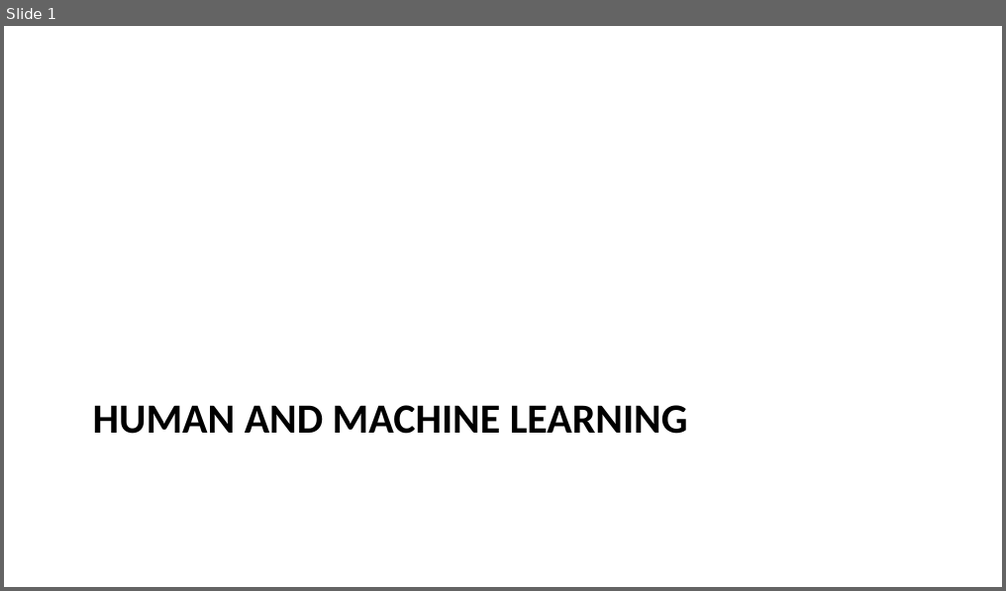
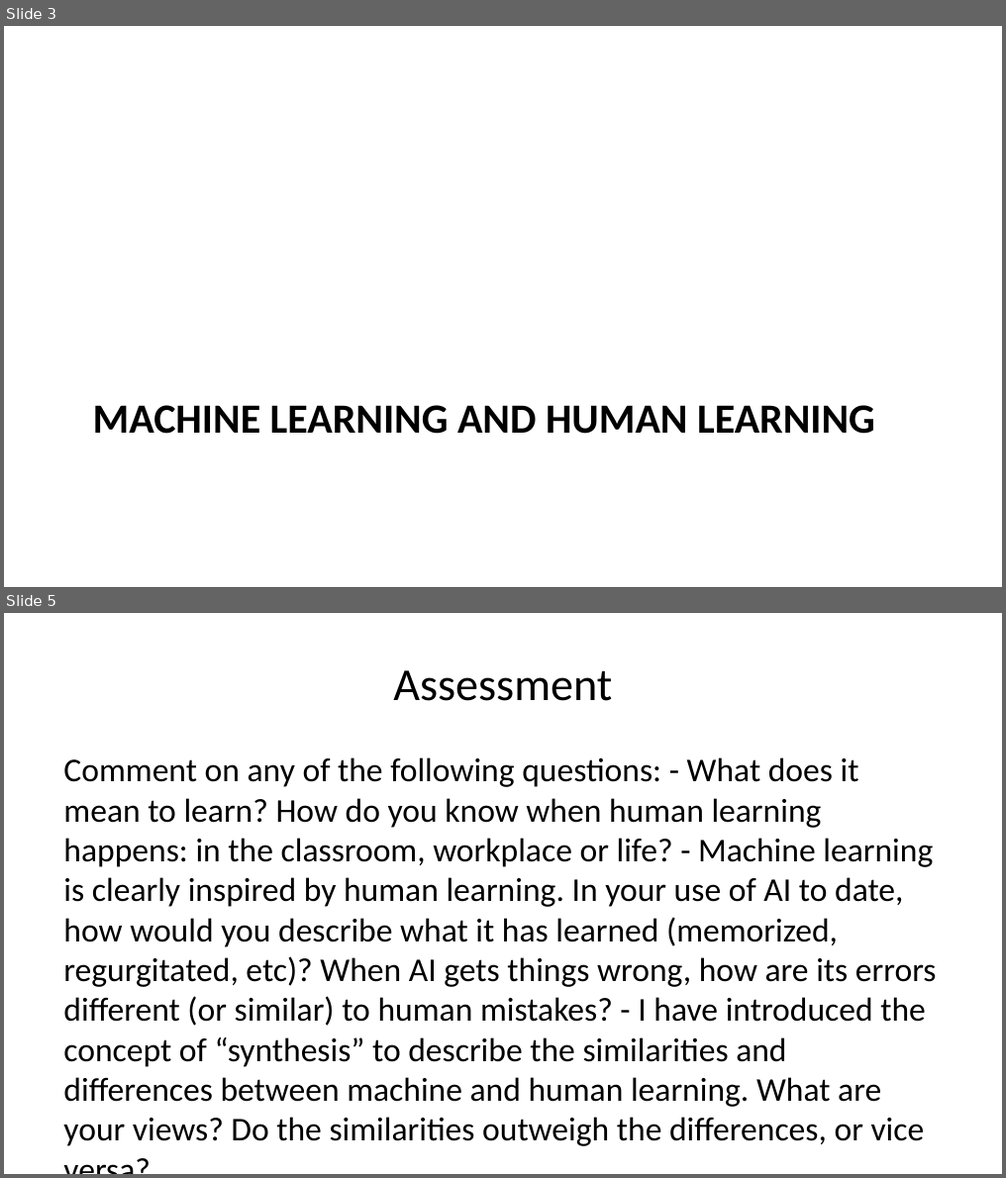
Before and after one commit to liammagee/night-owl, a slide deck: lectures/lecture-1.pptx. Shown one above the other, each under a label of ours: slide 1 before the commit, slides 3 and 5 after it; the slides between them are not shown. The pictures are 1006x591 and 1006x1178 pixels, drawn with LibreOffice and Linux fonts; fonts in the diff are those of the drawing. Boxes give left, top, right and bottom in pixels: in the first picture for what was removed or moved away, otherwise in the second. Text is boxed around its words. In the diff, an @@ line names an element or a change of style, - is before the commit and + after.

```diff
--- a/lectures/lecture-1.pptx
+++ b/lectures/lecture-1.pptx
@@ slide 5 added at (4, 613, 1002, 1174), background #FFFFFF @@
@@ title added at (393, 670, 612, 701), 33 pt, text #000000 @@
+Assessment
@@ text added at (63, 758, 937, 1147), 24 pt, text #000000 @@
+Comment on any of the following questions: - What does it mean to learn? How do you know when human learning happens: in the classroom, workplace or life? - Machine learning is clearly inspired by human learning. In your use of AI to date, how would you describe what it has learned (memorized, regurgitated, etc)? When AI gets things wrong, how are its errors different (or similar) to human mistakes? - I have introduced the concept of “synthesis” to describe the similarities and differences between machine and human learning. What are your views? Do the similarities outweigh the differences, or vice versa?
@@ what was slide 1 is now slide 3 @@
@@ slide 3 changed as well @@
@@ title at (93, 405, 875, 434): text changed @@
-HUMAN AND MACHINE LEARNING
+MACHINE LEARNING AND HUMAN LEARNING
```
Also in this commit, not shown: 9 other slides changed, 4 other slides added, 3 slides removed, 12 other files.
